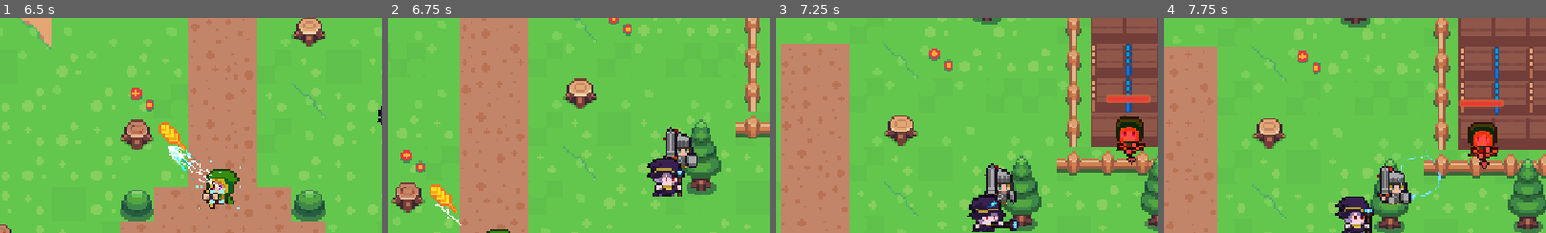
Above: before the commit, frames 1-4 (left to right).
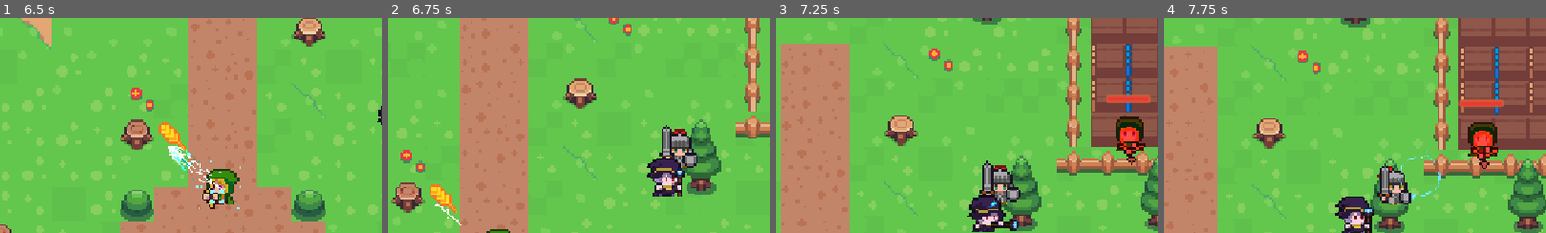
Above: after the commit, the same moments.

Repository: bintanghawley/flank
Game: Godot game, scene res://scene/game.tscn
The game is run twice, just before and just after one commit, with the same random seed, the same clock (stepped at 60 frames per second) and the same inputs.
Inputs (mouse positions are % of the whole screen's width and height, from its top left):
- Up to frame 1 (6.5 s): tap Enter at 0.5 s; move the mouse to (72, 45) at 0.52 s; hold Right (ui_right) 0.53-1.28 s; tap Tab at 0.6 s; click (72, 45) at 0.67 s; move the mouse to (30, 55) at 1.27 s; hold Down (ui_down) 1.28-2.03 s; tap 1 at 1.35 s; click (30, 55) at 1.42 s; move the mouse to (60, 28) at 2.02 s; hold Right (ui_right) 2.03-2.78 s; tap 2 at 2.1 s; click (60, 28) at 2.17 s; move the mouse to (45, 70) at 2.77 s; hold Up (ui_up) 2.78-3.53 s; tap 3 at 2.85 s; click (45, 70) at 2.92 s; move the mouse to (80, 65) at 3.52 s; hold Left (ui_left) 3.53-5.03 s; tap C at 3.6 s; click (80, 65) at 3.67 s; move the mouse to (20, 35) at 4.27 s; tap V at 4.35 s; click (20, 35) at 4.42 s; move the mouse to (55, 50) at 5.02 s; hold Down (ui_down) 5.03-5.78 s; hold Shift 5.03-5.78 s; click (55, 50) at 5.17 s; move the mouse to (35, 25) at 5.77 s; hold Right (ui_right) from 5.78 s (still down); tap E at 5.85 s; click (35, 25) at 5.92 s
- Up to frame 2 (6.75 s): move the mouse to (72, 45) at 6.52 s; release Right (ui_right) at 6.53 s; hold Up (ui_up) from 6.53 s (still down); tap Tab at 6.6 s; click (72, 45) at 6.67 s
- Up to frame 3 (7.25 s): keep holding Up (ui_up)
- Up to frame 4 (7.75 s): move the mouse to (30, 55) at 7.27 s; release Up (ui_up) at 7.28 s; hold Right (ui_right) from 7.28 s (still down); tap 1 at 7.35 s; click (30, 55) at 7.42 s
The pictures show only the part of the screen within x 21-71%, y 8-58%; the shares and areas given below are measured in that part.

Frame 1 is identical in both runs. In frame 2, 0.8% of the frame differs, in the area x 71-81%, y 49-70%; in frame 3, 0.9%, in the area x 53-64%, y 66-87%; in frame 4, nothing differs.

Commit message:
fix: selaraskan titik pusat tebasan knight untuk jangkauan serang yang simetris

Diff:
--- a/scene/player/player_knight.gd
+++ b/scene/player/player_knight.gd
@@ -42,6 +42,8 @@
 # COMBAT & MELEE SLASH SETTINGS
 # =========================
 const DUST_SCENE = preload("res://scene/effect/run_dust.tscn")
+const VISUAL_CENTER_OFFSET: Vector2 = Vector2(0.0, 7.5) # Pusat visual torso Knight di ruang global (skala 5x, setara y=1.5 lokal)
+const SLASH_CENTER_OFFSET: Vector2 = VISUAL_CENTER_OFFSET
 
 @export var attack_range: float = 125.0     # Jarak jangkauan tebasan pedang
 @export var attack_damage: int = 2          # Damage tebasan melee Knight (lebih bertenaga dari proyektil)
@@ -397,7 +399,7 @@
 	if not target_node or not is_instance_valid(target_node):
 		return false
 	var space_state := get_world_2d().direct_space_state
-	var knight_center := global_position + Vector2(0.0, 25.0)
+	var knight_center := global_position + SLASH_CENTER_OFFSET
 	var exclude_rids: Array[RID] = [get_rid()]
 	if target_node is CollisionObject2D:
 		exclude_rids.append(target_node.get_rid())
@@ -419,7 +421,7 @@
 	is_moving = false
 	velocity = Vector2.ZERO
 
-	var knight_center := global_position + Vector2(0.0, 25.0)
+	var knight_center := global_position + SLASH_CENTER_OFFSET
 	var dir := knight_center.direction_to(target_pos)
 	if dir == Vector2.ZERO:
 		dir = last_direction
@@ -441,7 +443,7 @@
 	var slash_arc_deg: float = 170.0   # Sudut sapuan tebasan (170 derajat ke depan)
 	var close_contact_radius: float = 65.0 # Area kontak dekat sekeliling tubuh Knight (musuh menempel)
 
-	var knight_center := global_position + Vector2(0.0, 25.0)
+	var knight_center := global_position + SLASH_CENTER_OFFSET
 	var enemies := get_tree().get_nodes_in_group("enemy")
 	var hit_any: bool = false
 
Not shown, changed: PROJECT_CONTEXT.md
